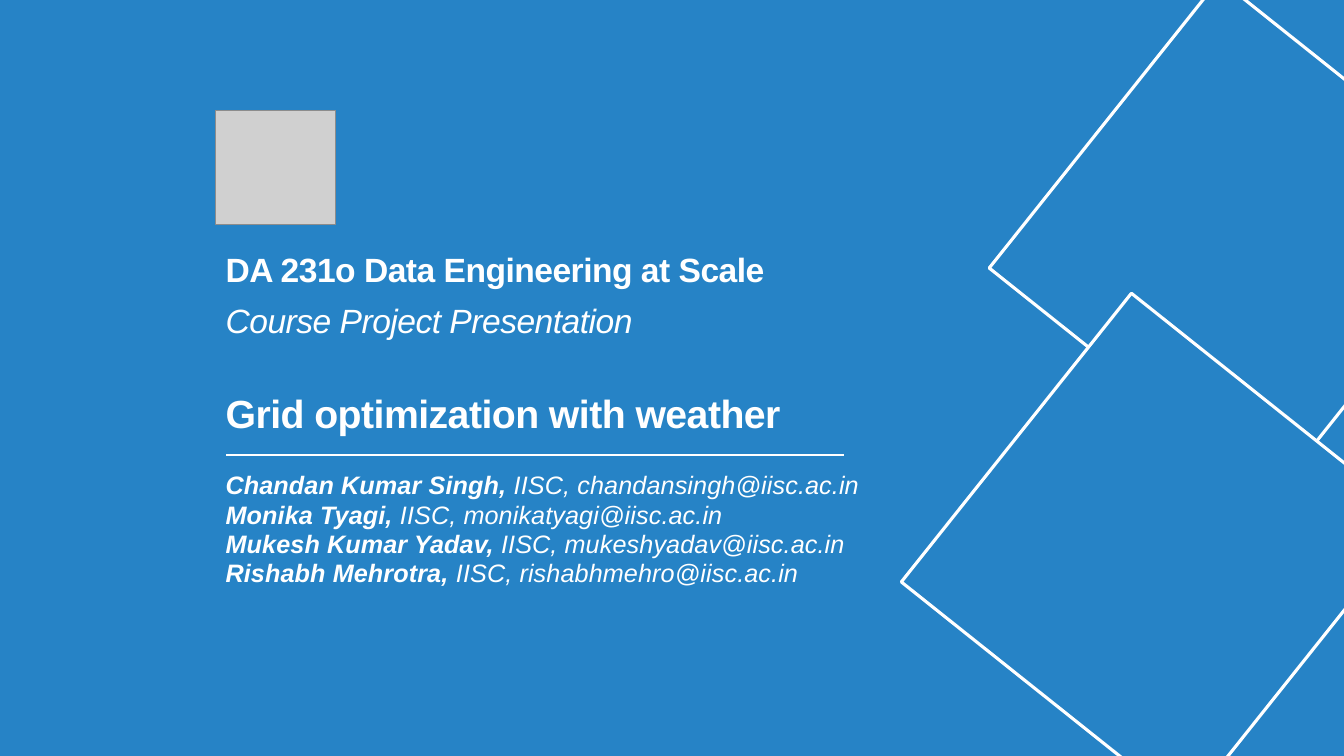
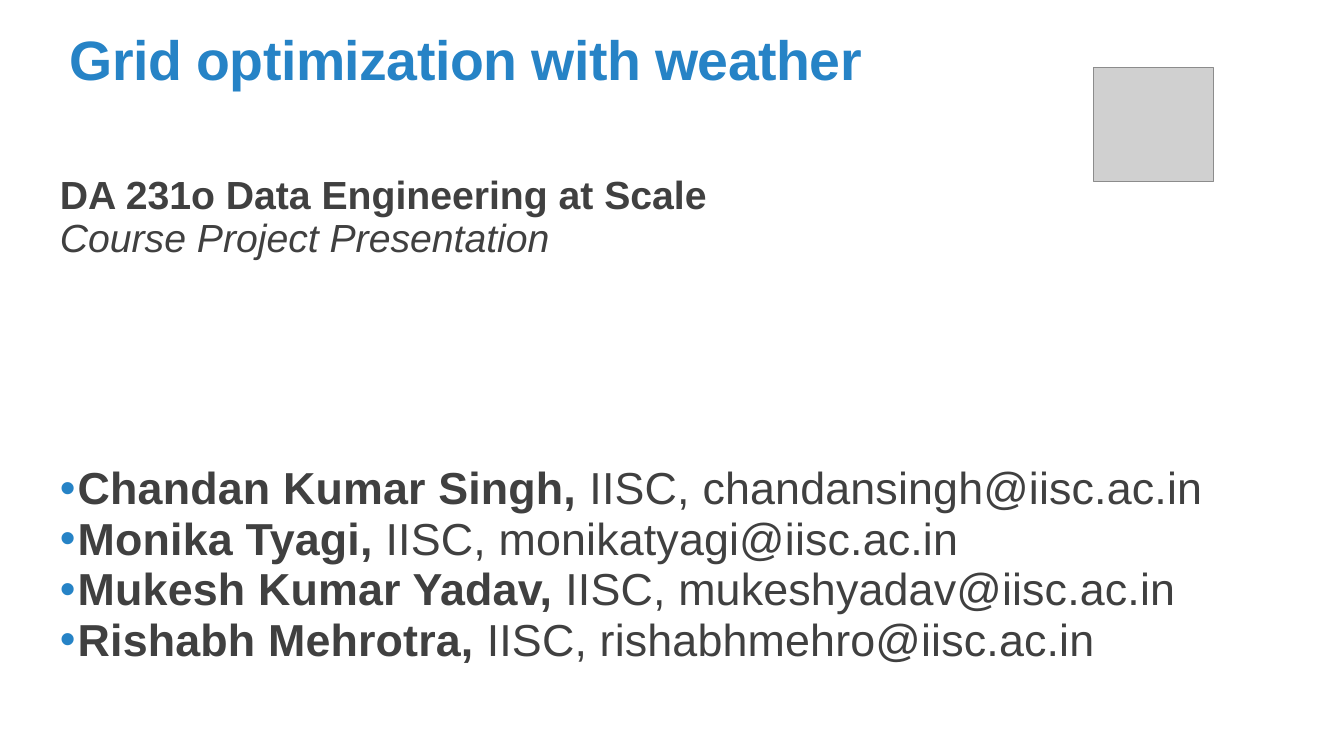
Before and after one commit to cksinghnet/Weather-Based-Grid-Optimization, a slide deck: slide 1 of DataEnggFinalProjectPPT.pptx. Drawn at 1344x756 pixels with LibreOffice and Linux fonts; fonts in the diff are those of the drawing; grey boxes stand for pictures. Boxes give left, top, right and bottom in pixels: in the first picture for what was removed or moved away, otherwise in the second. Text is boxed around its words. In the diff, an @@ line names an element or a change of style, - is before the commit and + after.

Commit message:
ppt updated

```diff
--- a/DataEnggFinalProjectPPT.pptx
+++ b/DataEnggFinalProjectPPT.pptx
@@ background #2683C6 to #FFFFFF @@
@@ rectangle removed at [990,0,1344,495] @@
@@ title added at [70,40,861,90], 39.6 pt, text #2683C6, bold @@
+Grid optimization with weather
@@ picture: place and size @@
-picture at [216,110,336,224]
+picture at [1094,68,1214,181]
@@ text "DA 231o Data Engineering at ...": place and size @@
-text "DA 231o Data Engineering at ..." at [226,475,858,586]
+text "DA 231o Data Engineering at ..." at [60,180,1202,663]
@@ text at [60,180,706,260]: paragraph added @@
+DA 231o Data Engineering at Scale
+Course Project Presentation
@@ title removed at [226,257,781,436] @@
-DA 231o Data Engineering at Scale
-Course Project Presentation
-Grid optimization with weather
@@ rectangle removed at [901,293,1344,756] @@
@@ text at [78,471,1202,663]: size 18 to 32 pt, text colour #FFFFFF to #404040, italic off in "Chandan Kumar Singh, IISC, chandansingh@iisc.ac.in", "Monika Tyagi, IISC, monikatyagi@iisc.ac.in", "Mukesh Kumar Yadav, IISC, mukeshyadav@iisc.ac.in", "Rishabh Mehrotra, IISC, rishabhmehro@iisc.ac.in"; bullet none to • @@
@@ line removed from (226, 455) to (845, 455) @@
```
Also in this commit, not shown: 6 other slides changed, 5 slides added, 12 slides removed.
